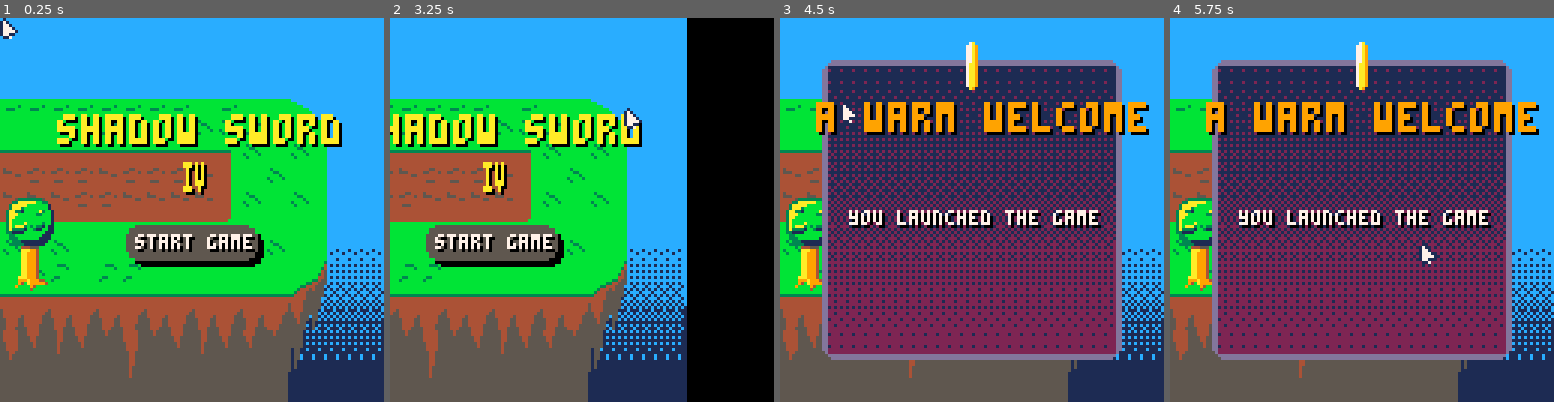
Above: before the commit, frames 1-4 (left to right).
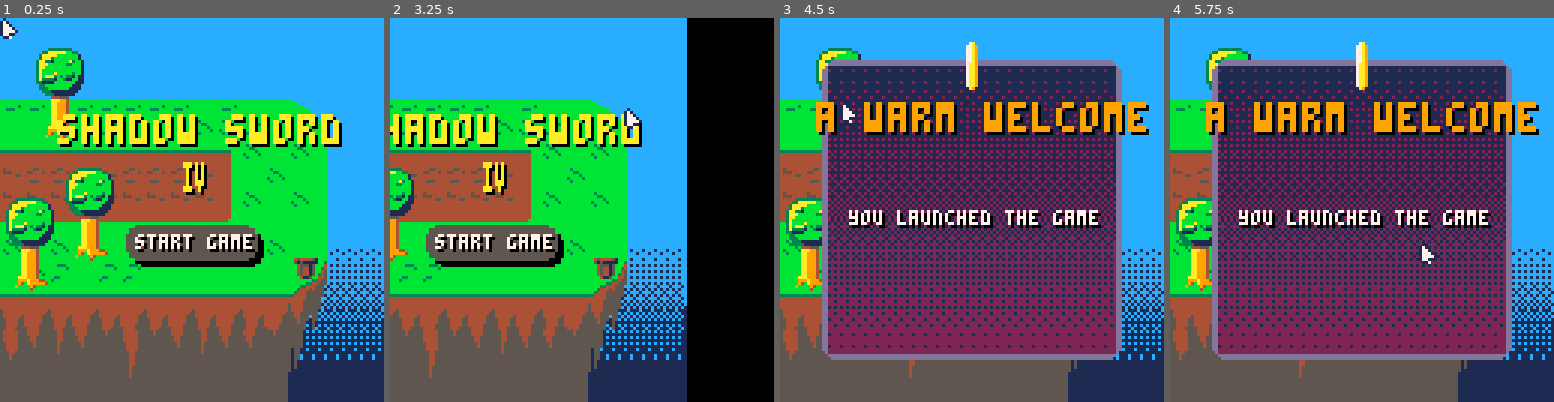
Above: after the commit, the same moments.

Repository: Mastoast/LDJam58
Game: PICO-8 cartridge ldjam58.p8
The game is run twice, just before and just after one commit, with the same random seed, the same clock (stepped at 60 frames per second) and the same inputs.
Inputs (mouse positions are in pixels of both pictures, inside the frame that each line leads up to):
- Up to frame 1 (0.25 s): no input
- Up to frame 2 (3.25 s): tap X (X key) at 0.33, 1.07, 1.85, 2.97 s; click (670, 121) at 0.67 s; tap O (Z key) at 0.7, 1.7, 2.1, 2.5, 2.9 s; click (436, 267) at 1.22 s; hold Right 1.6-2.1 s; click (497, 114) at 1.77 s; hold Up 2.15-2.42 s; click (562, 259) at 2.32 s; hold Right 2.47-3.03 s; click (624, 106) at 2.87 s; hold Left from 3.08 s (still down)
- Up to frame 3 (4.5 s): tap O (Z key) at 3.3, 3.7, 4.1 s; click (1075, 256) at 3.42 s; release Left at 3.58 s; hold Down 3.63-3.97 s; click (841, 102) at 3.97 s; hold Right from 4.02 s (still down); tap X (X key) at 4.08 s
- Up to frame 4 (5.75 s): tap O (Z key) every 0.4 s from 4.5 to 5.7 s; click (1292, 248) at 4.52 s; release Right at 4.68 s; hold Up 4.73-5.03 s; click (1354, 94) at 5.07 s; hold Left 5.08-5.68 s; tap X (X key) at 5.2 s; click (1419, 244) at 5.62 s; hold Down from 5.73 s (still down)

The runs differ from the first frame. In frame 1, 3.9% of the frame differs, in the area x 9-83%, y 7-68%; in frame 2, 1.2%; in frame 3, 0.4%; in frame 4, 0.4%.

Commit message:
bucket (pas kfc)

Diff:
--- a/ldjam58.p8
+++ b/ldjam58.p8
@@ -25,13 +25,13 @@
 000000003aabbbbbbbbbbbb1bbbbbbbbbb33bbbbbb3bbbbb44444444bbbbbbbbbbbbbbbbbb333bbbbbbbbbb0ccc777cccccccccccccccccccccccccccccccccc
 000000003abbbbbbbbbbbbb1bbbbbbbbb3bbbbbbbbbbbbbb44444444bbbbbbbbbbbbbbbbbbbbbbbbbbbbbbbbcccccccccccccccccccccccccccccccccccccccc
 010000003abbbbabbbbb3bb1000000000055500055544555444444444444444444444bbb4444444444444444b000000077777777c7777777cccccccc7777776c
-171000003abaaa3b3b331b1145444454055555f055544555444444444444444444444bbb5444444444444444bb00000077677677c7767777cccccccc7777676c
-177100003a33331bb311bb115155551505fffff055544555454444444445544444444bbb5444444444444445bbb0000076777767c7776777cccccccc7776776c
-17771000331111bbbbbbb11104544540055fffff55544555455544444554445444444bbb5444444544444455bbb0000077777777c7777777777cc7777777776c
-17777100033bbbbbbbbb111004544540055fffff55545555444445544444444444444bbb5544445544444455bbbb000077777777c7777777777777777777776c
-177110000333bbbbbbb111100454454000fffff055545555444444444444444444444bbb5544445544444455bbbb000076777767c7776677767777677766776c
-011700000033311111111100045445400099400055545555444444444455544444444bbb5544445544444555bbbbb00077677677c7767777776776777777676c
-000000000003331111111000004554000999970055545555444444444444444444444bbb5544455554444555bbbbb00077777777c7777777777777777777776c
+171000003abaaa3b3b331b1145444451055555f055544555444444444444444444444bbb5444444444444444bb00000077677677c7767777cccccccc7777676c
+177100003a33331bb311bb115151111105fffff055544555454444444445544444444bbb5444444444444445bbb0000076777767c7776777cccccccc7776776c
+17771000331111bbbbbbb11104555150055fffff55544555455544444554445444444bbb5444444544444455bbb0000077777777c7777777777cc7777777776c
+17777100033bbbbbbbbb111004544150055fffff55545555444445544444444444444bbb5544445544444455bbbb000077777777c7777777777777777777776c
+177110000333bbbbbbb111100454415000fffff055545555444444444444444444444bbb5544445544444455bbbb000076777767c7776677767777677766776c
+011700000033311111111100045441500099400055545555444444444455544444444bbb5544445544444555bbbbb00077677677c7767777776776777777676c
+000000000003331111111000004115000999970055545555444444444444444444444bbb5544455554444555bbbbb00077777777c7777777777777777777776c
 44440000000004445550000054444455097497005055000044444444bbbbbbbb44444bbb5554555554444555bbbbb0001111111111111111cccccccccccccccc
 4444000000000aaa9940000054444455099497005055000044444444bbbbbbbb44444bbb5554555554444555bbbbb0001111711111111111cccccccccccccccc
 4444000000000aa9994000005444445500ff47005050000044444444bbbbbbbb44444bbb5555555555445555bbbbb0001777111117771111cccccccccccccccc
--- a/menu.lua
+++ b/menu.lua
@@ -23,7 +23,46 @@
 end
 
 function init_splash_screen_menu()
+
     local x, y = splash_screen.x + 0, splash_screen.y + 0
+    local tree2 = create(object, x + 12, y + 10, 16, 32)
+    tree2.spr = 1
+    tree2.life = 3
+    tree2.on_click = function(self)
+        if mode == "lumberjack" then
+            if self.life > 1 then
+                psfx("ko1")
+                self.life -= 1
+            else
+                psfx("kokoko")
+                spawn_particles(5, 3, cam.x + stat(32), cam.y + stat(33), 6)
+                del(objects, self)
+                unlock_badge("tree")
+            end
+            spawn_particles(5, 3, cam.x + stat(32), cam.y + stat(33), 4)
+            shake = 3
+        end
+    end
+    local title = create(text, x + 64, y + 32)
+        local x, y = splash_screen.x + 0, splash_screen.y + 0
+    local tree3 = create(object, x + 22, y + 50, 16, 32)
+    tree3.spr = 1
+    tree3.life = 3
+    tree3.on_click = function(self)
+        if mode == "lumberjack" then
+            if self.life > 1 then
+                psfx("ko1")
+                self.life -= 1
+            else
+                psfx("kokoko")
+                spawn_particles(5, 3, cam.x + stat(32), cam.y + stat(33), 6)
+                del(objects, self)
+                unlock_badge("tree")
+            end
+            spawn_particles(5, 3, cam.x + stat(32), cam.y + stat(33), 4)
+            shake = 3
+        end
+    end
     local title = create(text, x + 64, y + 32)
     title.text = "\^t\^wshadow sword       //// \^t\^    iv"
     title.is_centered = true
@@ -34,6 +73,7 @@
     startbtn.is_centered = true
     startbtn:init()
     startbtn.on_click = move_to_main_menu
+
     local tree = create(object, x + 2, y + 60, 16, 32)
     tree.spr = 1
     tree.life = 3
@@ -47,6 +87,25 @@
                 spawn_particles(5, 3, cam.x + stat(32), cam.y + stat(33), 6)
                 del(objects, self)
                 unlock_badge("tree")
+            end
+            spawn_particles(5, 3, cam.x + stat(32), cam.y + stat(33), 4)
+            shake = 3
+        end
+    end
+
+    local bucket = create(object, x + 98, y + 79, 8, 8)
+    bucket.spr = 19
+    bucket.life = 1
+    bucket.on_click = function(self)
+        if mode == "boot" then
+            if self.life > 1 then
+                psfx("ko1")
+                self.life -= 1
+            else
+                psfx("kokoko")
+                spawn_particles(5, 3, cam.x + stat(32), cam.y + stat(33), 6)
+                del(objects, self)
+                unlock_badge("kick_the_bucket")
             end
             spawn_particles(5, 3, cam.x + stat(32), cam.y + stat(33), 4)
             shake = 3
